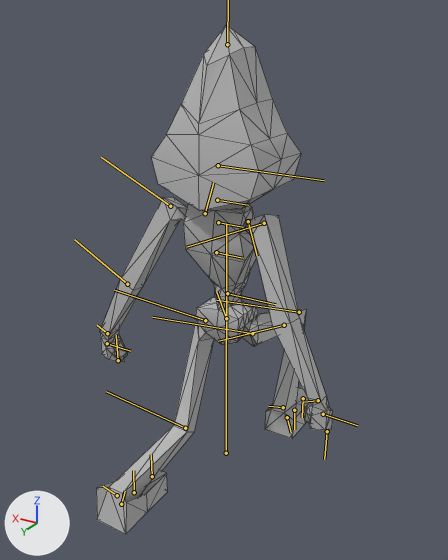
A saved change to the FBX model HomeInvadersVR/Assets/Animations/robberwalk.fbx.
Camera for both pictures: a 50 mm lens placed at (-1.076, 1.813, 1.692), pointed at (-0.019, 0.051, 0.811). The lights are fixed; the arrows at lower left show +X, +Y and +Z. Both versions are drawn at frame 17 of the action 'walk'; the numbers are the values there. The bones that bend it are drawn over the model as lines. Mesh edges are drawn as thin lines.

The first picture shows 'robberModel'.
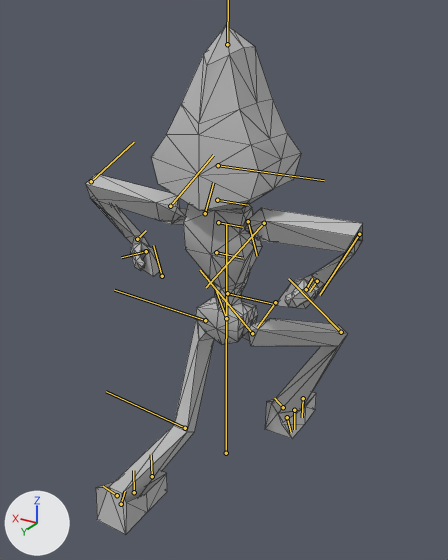
Where the change shows, as pixel boxes (x1, y1, x2, y2) in the pictures (448 x 560 px):
'robberModel', posed (17% wider)
    before: (96, 25, 333, 534)
    after: (85, 25, 363, 534)
bone 'r_hip', root to tip
    before: (252, 333) to (152, 317)
    after: (252, 333) to (200, 270)
bone 'r_shoulder', root to tip
    before: (264, 223) to (186, 247)
    after: (264, 223) to (206, 287)
bone 'r_elbow', root to tip
    before: (284, 325) to (218, 341)
    after: (359, 234) to (319, 295)
bone 'l_shoulder', root to tip
    before: (170, 206) to (101, 157)
    after: (170, 206) to (213, 155)
bone 'l_elbow', root to tip
    before: (127, 284) to (74, 239)
    after: (91, 181) to (134, 142)

Diff of the bpy script that builds the scene:
```diff
--- a/HomeInvadersVR/Assets/Animations/robberwalk.fbx.py
+++ b/HomeInvadersVR/Assets/Animations/robberwalk.fbx.py
@@ bone_r_hip @@
 bone_r_hip = bpy.data.objects['Armature'].pose.bones['r_hip']  # child of 'pelvis'
-bone_r_hip.rotation_quaternion = (0.828, 0.031, -0.56, 0.012)  # degrees (6, -68, -2)
+bone_r_hip.rotation_quaternion = (0.789, -0.288, -0.54, 0.049)  # degrees (-64, -56, 43)
@@ bone_r_heel @@
 bone_r_heel = bpy.data.objects['Armature'].pose.bones['r_heel']  # child of 'r_ankle'
-bone_r_heel.location = (-0.1, -0.7, 1.2)
-bone_r_heel.rotation_quaternion = (0.995, 0.088, 0.033, 0.029)  # degrees (10, 4, 4)
+bone_r_heel.location = (0.2, -0.8, 1.5)
+bone_r_heel.rotation_quaternion = (0.95, 0.158, -0.227, -0.145)  # degrees (23, -23, -22)
@@ bone_r_shoulder @@
 bone_r_shoulder = bpy.data.objects['Armature'].pose.bones['r_shoulder']  # child of 'r_clavicle'
-bone_r_shoulder.rotation_quaternion = (1.0, 0.0, 0.0, 0.0)  # degrees (0, 0, 0)
+bone_r_shoulder.rotation_quaternion = (0.731, 0.509, 0.26, 0.373)  # degrees (70, 0, 54)
@@ bone_r_elbow @@
 bone_r_elbow = bpy.data.objects['Armature'].pose.bones['r_elbow']  # child of 'r_shoulder'
-bone_r_elbow.rotation_quaternion = (1.0, 0.0, 0.0, 0.0)  # degrees (0, 0, 0)
+bone_r_elbow.rotation_quaternion = (0.56, -0.005, -0.828, -0.005)  # degrees (0, -112, 0)
@@ bone_l_shoulder @@
 bone_l_shoulder = bpy.data.objects['Armature'].pose.bones['l_shoulder']  # child of 'l_clavicle'
-bone_l_shoulder.rotation_quaternion = (1.0, 0.0, 0.0, 0.0)  # degrees (0, 0, 0)
+bone_l_shoulder.rotation_quaternion = (0.723, 0.49, 0.273, 0.403)  # degrees (68, 0, 58)
@@ bone_l_elbow @@
 bone_l_elbow = bpy.data.objects['Armature'].pose.bones['l_elbow']  # child of 'l_shoulder'
-bone_l_elbow.rotation_quaternion = (1.0, 0.0, 0.0, 0.0)  # degrees (0, 0, 0)
+bone_l_elbow.rotation_quaternion = (0.58, 0.002, -0.815, 0.0)  # degrees (0, -109, 1)
```
